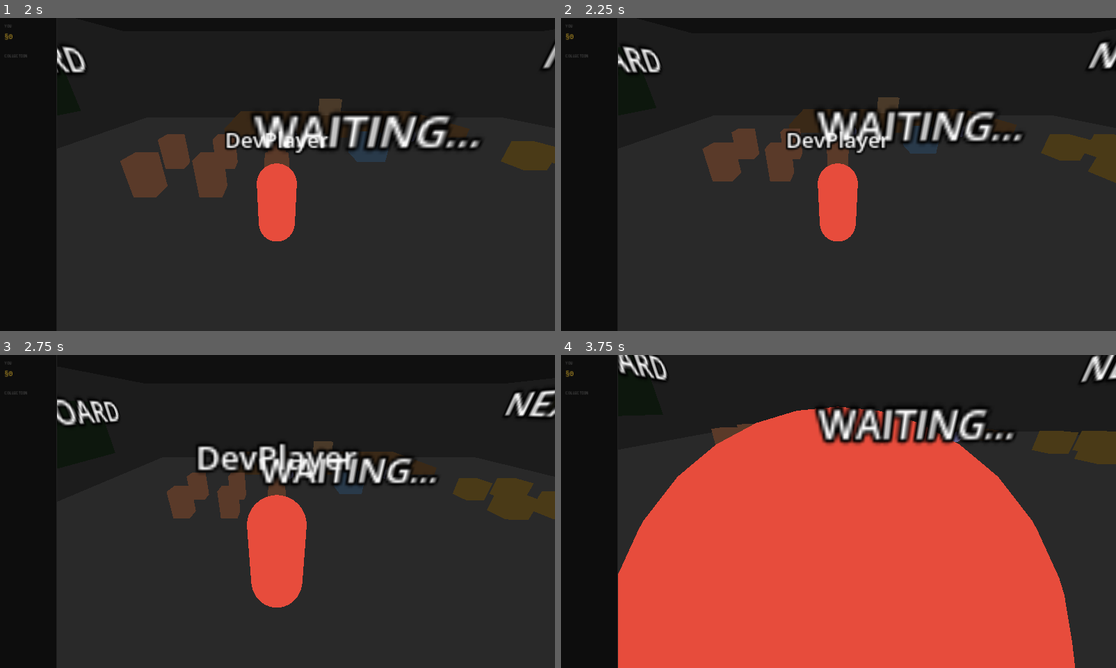
Above: before the commit, frames 1-4 (two rows, left to right).
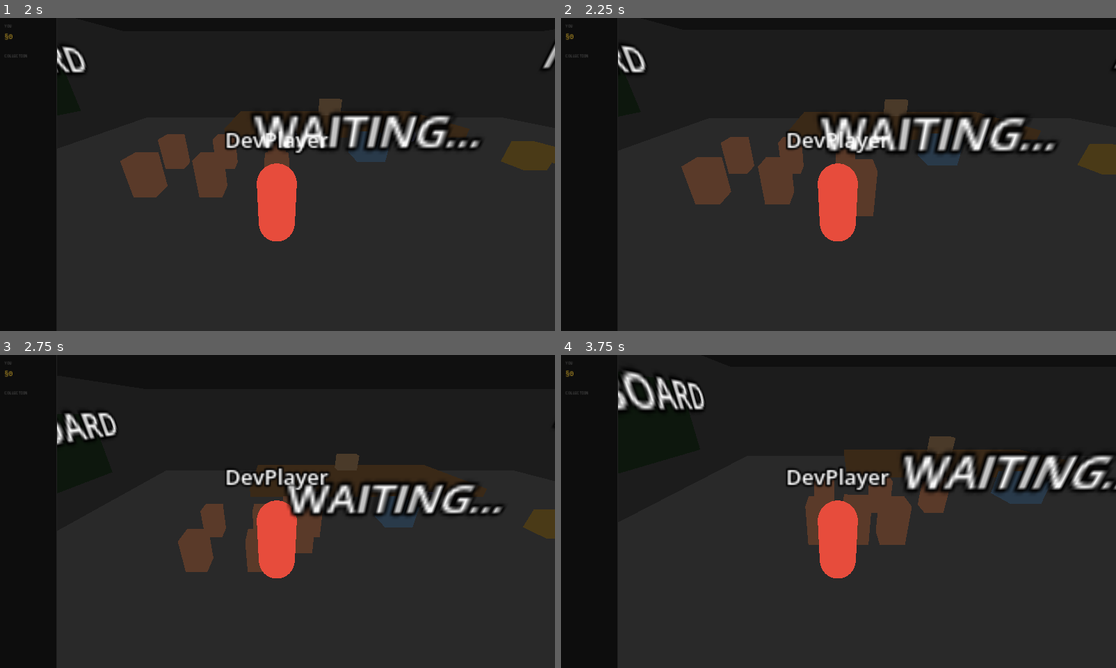
Above: after the commit, the same moments.

Repository: kevinBlum/hot-garbage
Game: Godot game, scene res://src/scenes/main_menu.tscn
Two runs of this game, one before a commit and one after it. Both use one fixed random seed, a clock stepped at 60 frames per second and the inputs below.
Inputs (mouse positions are in pixels of both pictures, inside the frame that each line leads up to):
- Up to frame 1 (2 s): click (344, 121) at 0.52 s; type "Alex" at 0.6 s; click (344, 146) at 0.75 s; type "12" at 0.83 s; click (344, 171) at 0.98 s; type "12" at 1.07 s; click "QUICK PLAY (DEV)" at 1.25 s
- Up to frame 2 (2.25 s): tap Enter at 2 s; hold W (move_forward) from 2.03 s (still down); tap E (interact) at 2.1 s
- Up to frame 3 (2.75 s): keep holding W (move_forward); tap Space (jump) at 2.27 s
- Up to frame 4 (3.75 s): keep holding W (move_forward); tap Shift (sprint) at 2.85 s; tap Space (jump) at 3.02 s; tap E (interact) at 3.6 s

Frame 1 is identical in both runs. In frame 2, 8.4% of the frame differs, in the area x 10-100%, y 7-64%; in frame 3, 13%; in frame 4, 60%, in the area x 10-100%, y 0-100%.

Commit message:
fix: WASD forward/back inversion + left/right camera glitch
Two bugs in _physics_process:
- W walked backward: yaw_basis.z is +Z so subtracting it was wrong;
  changed to addition so W gives -Z (forward)
- Quick left/right glitch: camera global_rotation was set before
  rotation.y changed, leaving the arm in the wrong orientation for
  one frame; moved camera update to end of _physics_process

Co-Authored-By: Claude Sonnet 4.6 <noreply@anthropic.com>

Diff:
--- a/hot-garbage-godot/src/characters/local_player.gd
+++ b/hot-garbage-godot/src/characters/local_player.gd
@@ -108,20 +108,14 @@
 	if not is_on_floor():
 		velocity.y -= GRAVITY * delta
 
-	# Camera rotation — stored in world-space angles so player body rotation
-	# never feeds back into the camera direction (which caused the spin loop)
-	var mouse_delta := Input.get_last_mouse_velocity() * 0.0002
-	_camera_yaw -= mouse_delta.x
-	_camera_pitch = clamp(_camera_pitch - mouse_delta.y, -1.2, 0.3)
-	_camera_arm.global_rotation = Vector3(_camera_pitch, _camera_yaw, 0.0)
-
 	# WASD input relative to camera yaw only (world-aligned, ignores player facing)
 	var input := Vector2(
 		Input.get_axis("move_left", "move_right"),
 		Input.get_axis("move_forward", "move_back")
 	)
 	var yaw_basis := Basis(Vector3.UP, _camera_yaw)
-	var dir := (yaw_basis.x * input.x - yaw_basis.z * input.y).normalized()
+	# yaw_basis.z points in +Z (backward); adding input.y gives -Z when W pressed
+	var dir := (yaw_basis.x * input.x + yaw_basis.z * input.y).normalized()
 	dir.y = 0.0
 
 	var speed := SPEED * (SPRINT_MULT if Input.is_action_pressed("sprint") else 1.0)
@@ -157,6 +151,13 @@
 			anim = "run"
 		NetworkTransport.send_position(global_position, rotation.y, anim)
 
+	# Camera rotation applied LAST — after rotation.y is set — so the parent's
+	# rotation is already settled when we write global_rotation this frame
+	var mouse_delta := Input.get_last_mouse_velocity() * 0.0002
+	_camera_yaw -= mouse_delta.x
+	_camera_pitch = clamp(_camera_pitch - mouse_delta.y, -1.2, 0.3)
+	_camera_arm.global_rotation = Vector3(_camera_pitch, _camera_yaw, 0.0)
+
 func _try_grab() -> void:
 	var bodies := _grab_area.get_overlapping_bodies()
 	var nearest: RigidBody3D = null
